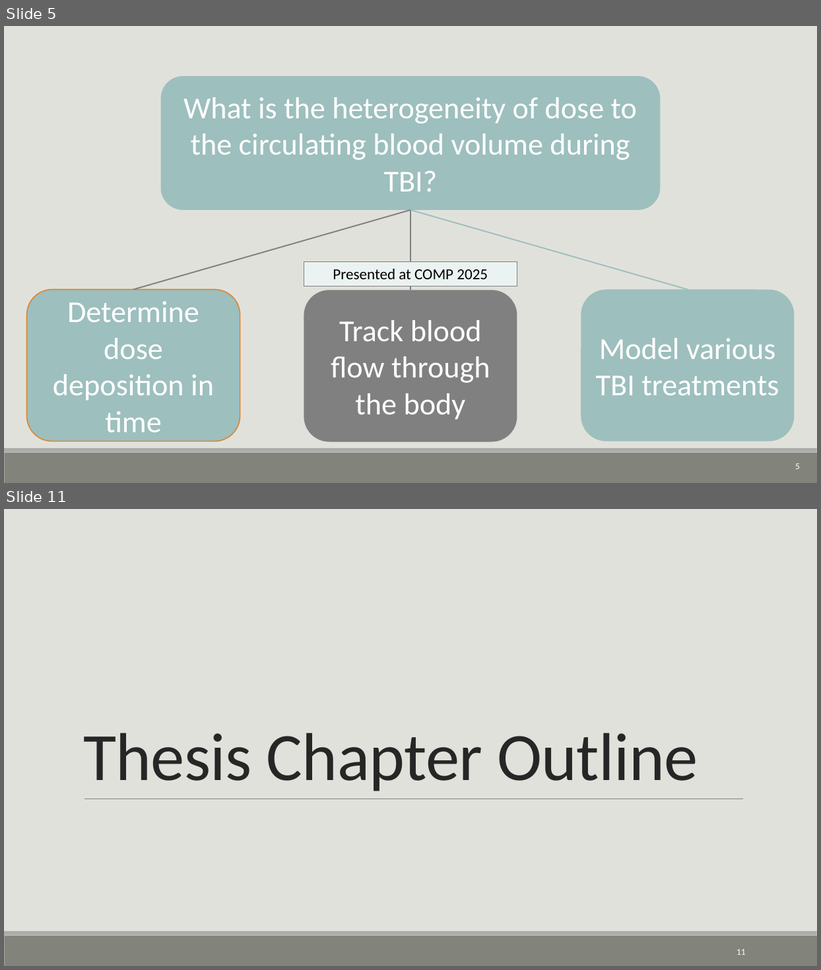
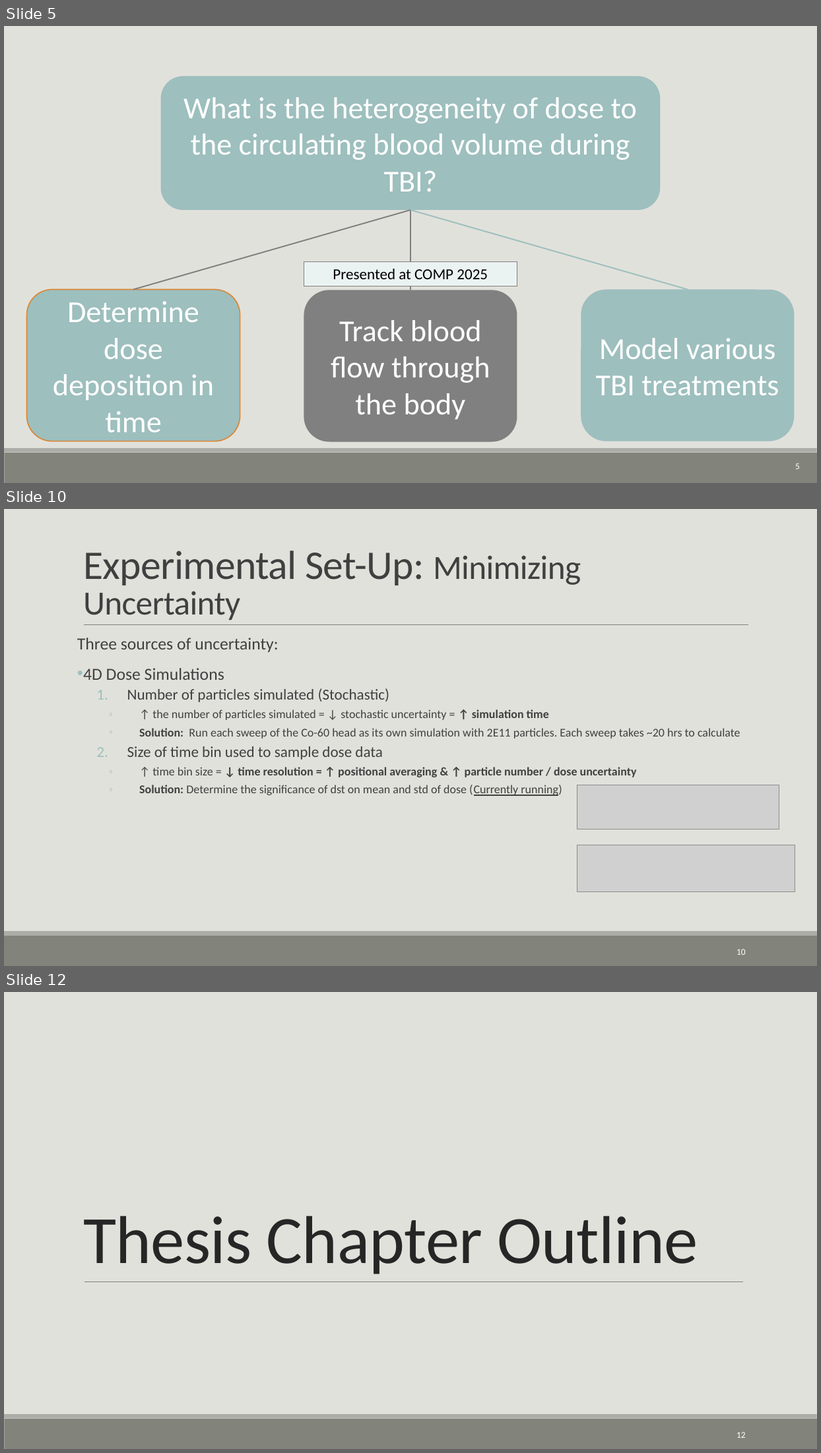
Before and after one commit to CNorthwayMedPhys/Full-Body-Flow-Model-Project, a slide deck: Working Documents/03.26_Committee Meeting.pptx. Shown one above the other, each under a label of ours: slides 5 and 11 before the commit, slides 5, 10 and 12 after it; the slides between them are not shown. The pictures are 821x970 and 821x1453 pixels, drawn with LibreOffice and Linux fonts; fonts in the diff are those of the drawing; grey boxes stand for pictures. Boxes give left, top, right and bottom in pixels: in the first picture for what was removed or moved away, otherwise in the second. Text is boxed around its words. In the diff, an @@ line names an element or a change of style, - is before the commit and + after.

```diff
--- a/Working Documents/03.26_Committee Meeting.pptx
+++ b/Working Documents/03.26_Committee Meeting.pptx
@@ slide 10 added at (x1=4, y1=509, x2=817, y2=966), background #E1E1DB; not listed: 2 template elements that a slide beside it also shows @@
@@ title added at (x1=83, y1=551, x2=581, y2=621), 40 pt, text #404040 @@
+Experimental Set-Up: Minimizing Uncertainty
@@ line added from (84, 625) to (748, 625), #808080 0.5 pt @@
@@ text added at (x1=77, y1=638, x2=741, y2=796), 14 pt, text #404040 @@
+Three sources of uncertainty:
+• 4D Dose Simulations
+  1. Number of particles simulated (Stochastic)
+    ◦ ↑ the number of particles simulated = ↓ stochastic uncertainty = ↑ simulation time
+    ◦ Solution: Run each sweep of the Co-60 head as its own simulation with 2E11 particles. Each sweep takes ~20 hrs to calculate
+  2. Size of time bin used to sample dose data
+    ◦ ↑ time bin size = ↓ time resolution = ↑ positional averaging & ↑ particle number / dose uncertainty
+    ◦ Solution: Determine the significance of dst on mean and std of dose (Currently running)
@@ picture added at (x1=578, y1=786, x2=780, y2=830) @@
@@ picture added at (x1=578, y1=846, x2=795, y2=892) @@
@@ page number added at (x1=737, y1=949, x2=746, y2=955), 10.5 pt, text #FFFFFF @@
+10
@@ what was slide 11 is now slide 12 @@
@@ page number at (x1=737, y1=1432, x2=746, y2=1438): text changed @@
-11
+12
```
Also in this commit, not shown: 6 slides changed, 8 other slides added, 1 other file.
